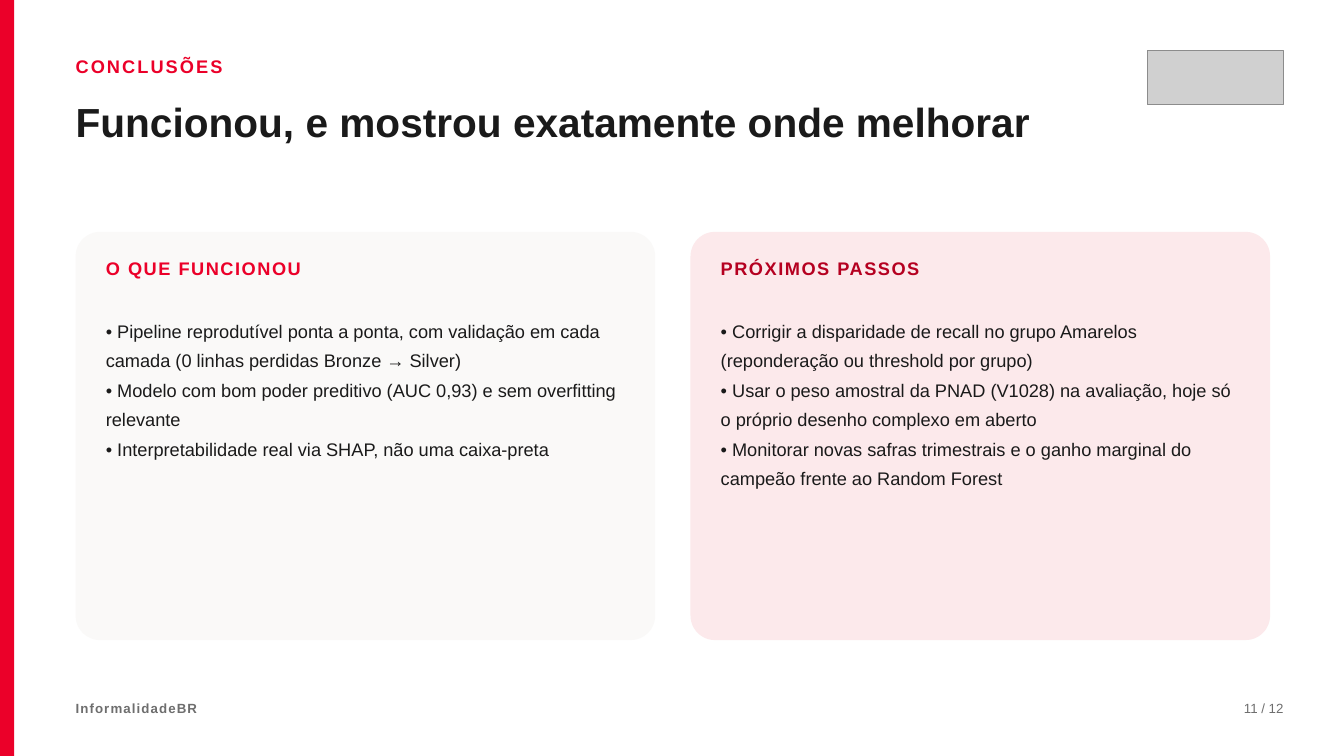
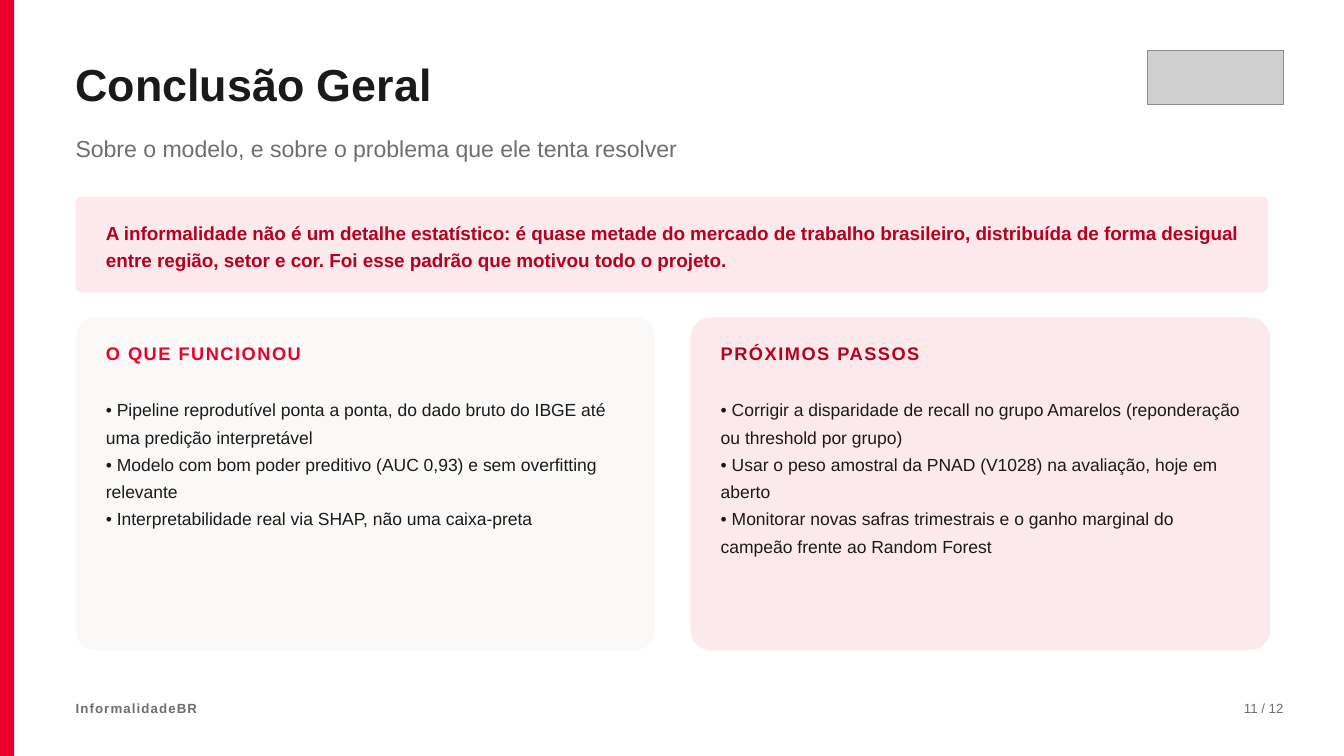
Before and after one commit to gui-ramon/pipeline-hands-on-engenharia-de-dados, a slide deck: slide 11 of apresentacao/InformalidadeBR - Apresentacao.pptx. Drawn at 1344x756 pixels with LibreOffice and Linux fonts; fonts in the diff are those of the drawing; grey boxes stand for pictures. Boxes give left, top, right and bottom in pixels: in the first picture for what was removed or moved away, otherwise in the second. Text is boxed around its words. In the diff, an @@ line names an element or a change of style, - is before the commit and + after.

```diff
--- a/apresentacao/InformalidadeBR - Apresentacao.pptx
+++ b/apresentacao/InformalidadeBR - Apresentacao.pptx
@@ text at [76, 68, 432, 102]: text changed; size 13 to 32 pt; text colour #EB0029 to #1A1A1A @@
-CONCLUSÕES
+Conclusão Geral
@@ text at [76, 140, 677, 162]: text changed; size 29 to 16.5 pt; text colour #1A1A1A to #6E6E6E; bold off @@
-Funcionou, e mostrou exatamente onde melhorar
+Sobre o modelo, e sobre o problema que ele tenta resolver
@@ rounded rectangle added at [76, 197, 1268, 292], fill #FCE9EB @@
@@ text added at [106, 226, 1237, 271], 13.5 pt, text #B50020, bold @@
+A informalidade não é um detalhe estatístico: é quase metade do mercado de trabalho brasileiro, distribuída de forma desigual entre região, setor e cor. Foi esse padrão que motivou todo o projeto.
@@ rounded rectangle: place and size @@
-rounded rectangle at [76, 232, 655, 640]
+rounded rectangle at [76, 318, 655, 650]
@@ rounded rectangle: place and size @@
-rounded rectangle at [691, 232, 1270, 640]
+rounded rectangle at [691, 318, 1270, 650]
@@ text "O QUE FUNCIONOU": place and size @@
-text "O QUE FUNCIONOU" at [106, 262, 301, 279]
+text "O QUE FUNCIONOU" at [106, 347, 301, 364]
@@ text "PRÓXIMOS PASSOS": place and size @@
-text "PRÓXIMOS PASSOS" at [721, 261, 919, 275]
+text "PRÓXIMOS PASSOS" at [721, 346, 919, 360]
@@ text at [106, 403, 605, 448]: text changed; size 13 to 12.5 pt @@
-• Pipeline reprodutível ponta a ponta, com validação em cada camada (0 linhas perdidas Bronze → Silver)
+• Pipeline reprodutível ponta a ponta, do dado bruto do IBGE até uma predição interpretável
@@ text "• Pipeline reprodutível ponta a ...": place and size @@
-text "• Pipeline reprodutível ponta a ..." at [106, 324, 616, 460]
+text "• Pipeline reprodutível ponta a ..." at [106, 403, 605, 529]
@@ text at [721, 403, 1240, 557]: size 13 to 12.5 pt in "• Corrigir a disparidade de recall no ...", "• Monitorar novas safras trimestrais e o ..."; line spacing 1.35 to 1.3 @@
@@ text "• Corrigir a disparidade de ...": place and size @@
-text "• Corrigir a disparidade de ..." at [721, 324, 1231, 489]
+text "• Corrigir a disparidade de ..." at [721, 403, 1240, 557]
@@ text at [106, 458, 597, 529]: size 13 to 12.5 pt in "• Modelo com bom poder preditivo (AUC ...", "• Interpretabilidade real via SHAP, não uma ..."; line spacing 1.35 to 1.3 @@
@@ text at [721, 458, 1217, 498]: text changed; size 13 to 12.5 pt @@
-• Usar o peso amostral da PNAD (V1028) na avaliação, hoje só o próprio desenho complexo em aberto
+• Usar o peso amostral da PNAD (V1028) na avaliação, hoje em aberto
```
Also in this commit, not shown: 10 other slides changed, 1 slide added, 7 other files.
